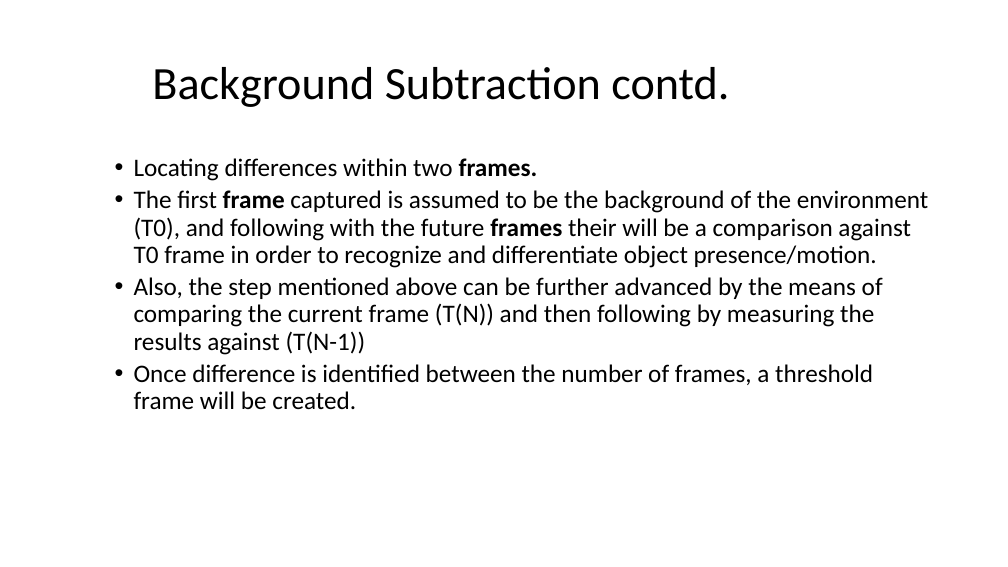
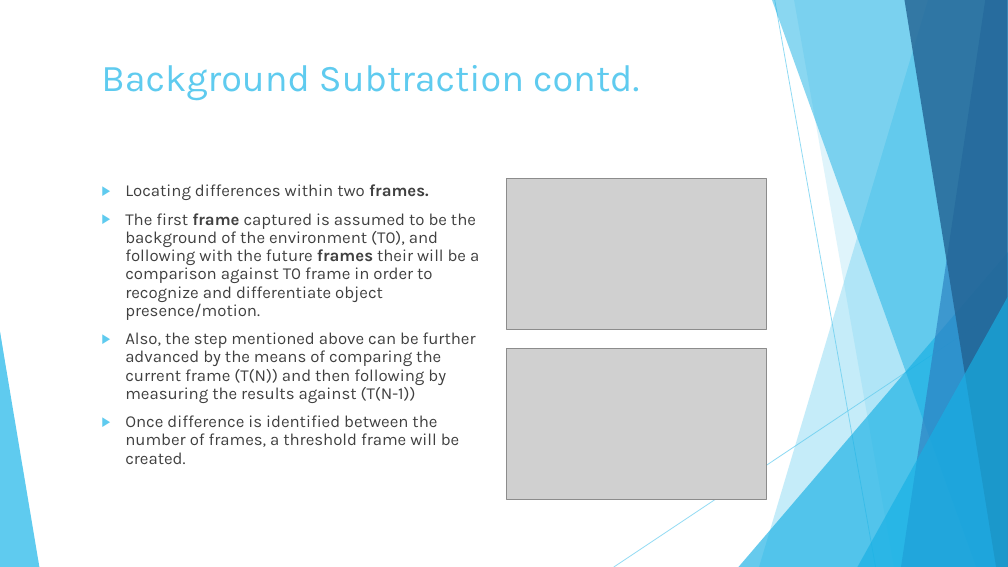
Before and after one commit to metinsenturk/ds620-motiondetection, a slide deck: slide 8 of documents/DS620 presentation.pptx. Drawn at 1008x567 pixels with LibreOffice and Linux fonts; fonts in the diff are those of the drawing; grey boxes stand for pictures. Boxes give left, top, right and bottom in pixels: in the first picture for what was removed or moved away, otherwise in the second. Text is boxed around its words. In the diff, an @@ line names an element or a change of style, - is before the commit and + after.

```diff
--- a/documents/DS620 presentation.pptx
+++ b/documents/DS620 presentation.pptx
@@ title "Background Subtraction contd.": place and size @@
-title "Background Subtraction contd." at box(152, 67, 729, 107)
+title "Background Subtraction contd." at box(101, 65, 639, 101)
@@ title "Background Subtraction contd." at box(101, 65, 639, 101): size 44 to 36 pt, font Calibri to Karla, text colour #000000 to #5FCBEF; line spacing 0.9 to 1; vertical alignment middle to top @@
@@ text "Locating differences within two frames.": place and size @@
-text "Locating differences within two frames." at box(134, 158, 928, 410)
+text "Locating differences within two frames." at box(125, 184, 479, 464)
@@ text "Locating differences within two frames." at box(125, 184, 479, 464): size 24 to 16 pt, font Calibri to Karla, text colour #000000 to #404040; bullet • to ▶; more space between paragraphs @@
@@ picture added at box(507, 178, 767, 330) @@
@@ group added at box(0, 0, 1008, 567): 5 freeform shapes, 3 triangles, 2 lines @@
@@ triangle added at box(0, 332, 39, 567), fill #5FCBEF @@
@@ picture added at box(507, 349, 767, 500) @@
```
Also in this commit, not shown: 10 other slides changed.
